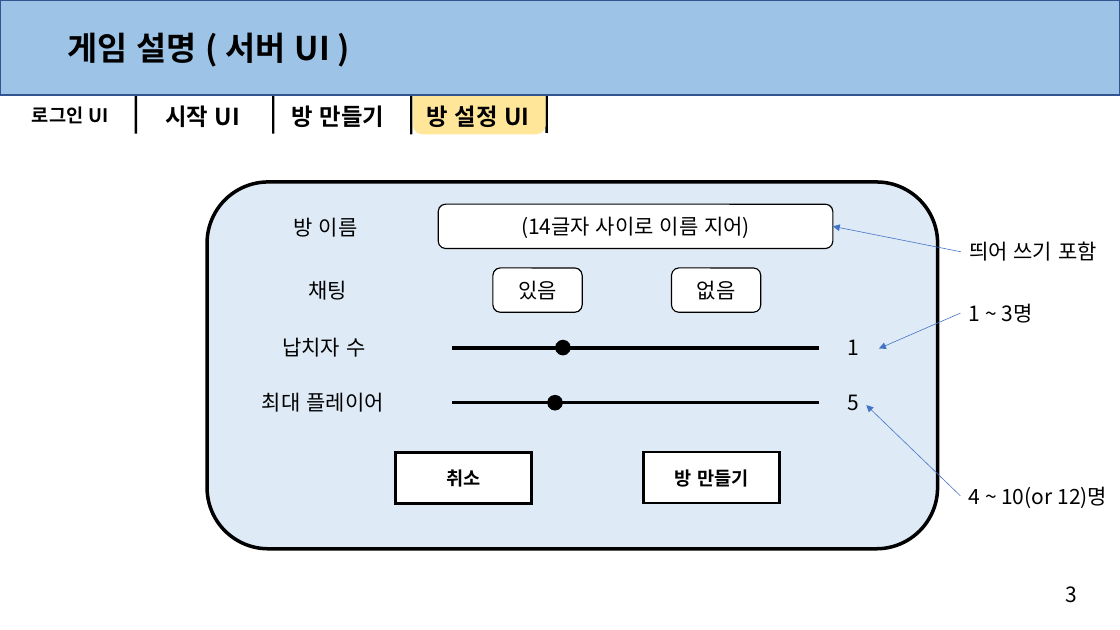
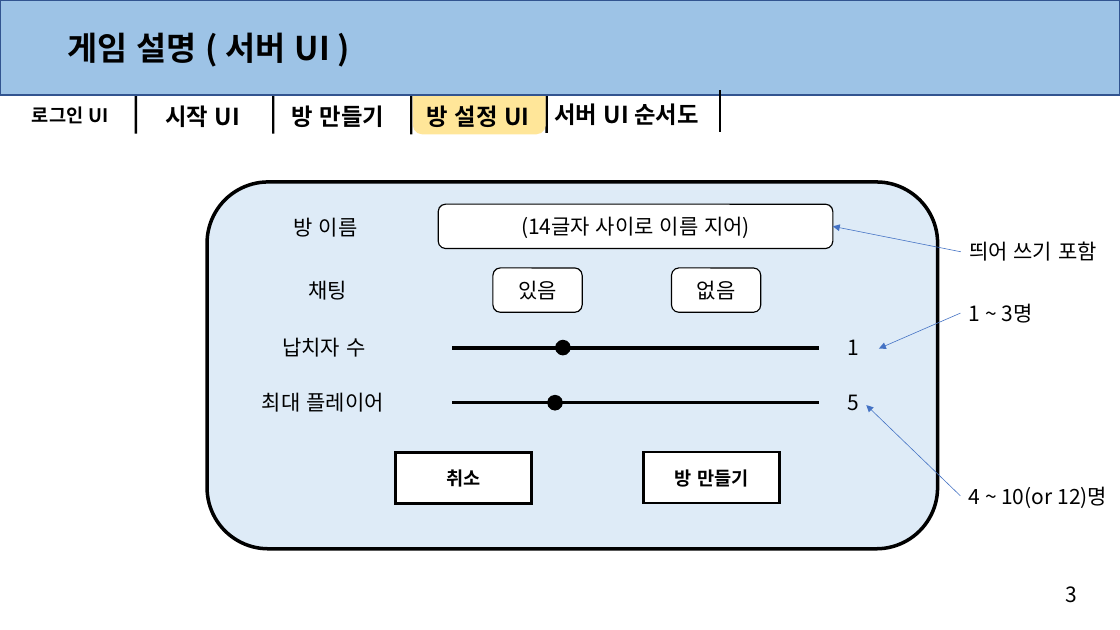
Before and after one commit to anglik0370/EscapeIsland, a slide deck: slide 5 of Document/UI/서버 UI.pptx. Drawn at 1120x630 pixels with LibreOffice and Linux fonts; fonts in the diff are those of the drawing. Boxes give left, top, right and bottom in pixels: in the first picture for what was removed or moved away, otherwise in the second. Text is boxed around its words. In the diff, an @@ line names an element or a change of style, - is before the commit and + after.

```diff
--- a/Document/UI/서버 UI.pptx
+++ b/Document/UI/서버 UI.pptx
@@ text added at (x1=554, y1=103, x2=698, y2=125), 20 pt, text #000000, bold @@
+서버 UI 순서도
@@ line added from (720, 91) to (720, 133), #000000 2.25 pt @@
```
Also in this commit, not shown: 3 other slides changed, 1 slide added, 3 other files.
